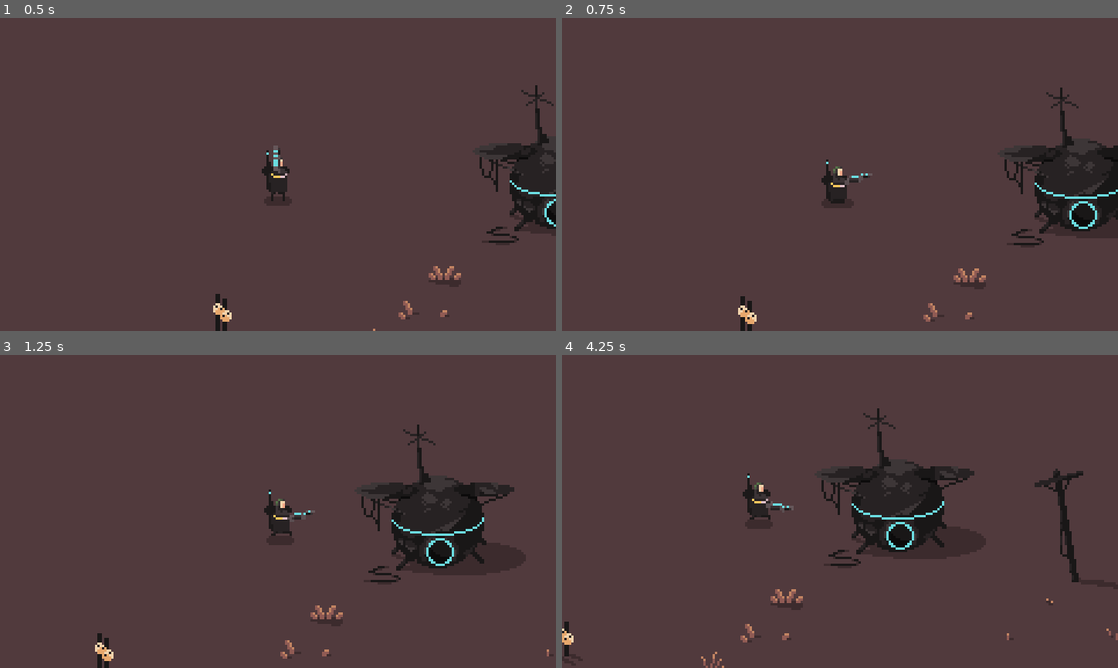
Above: before the commit, frames 1-4 (two rows, left to right).
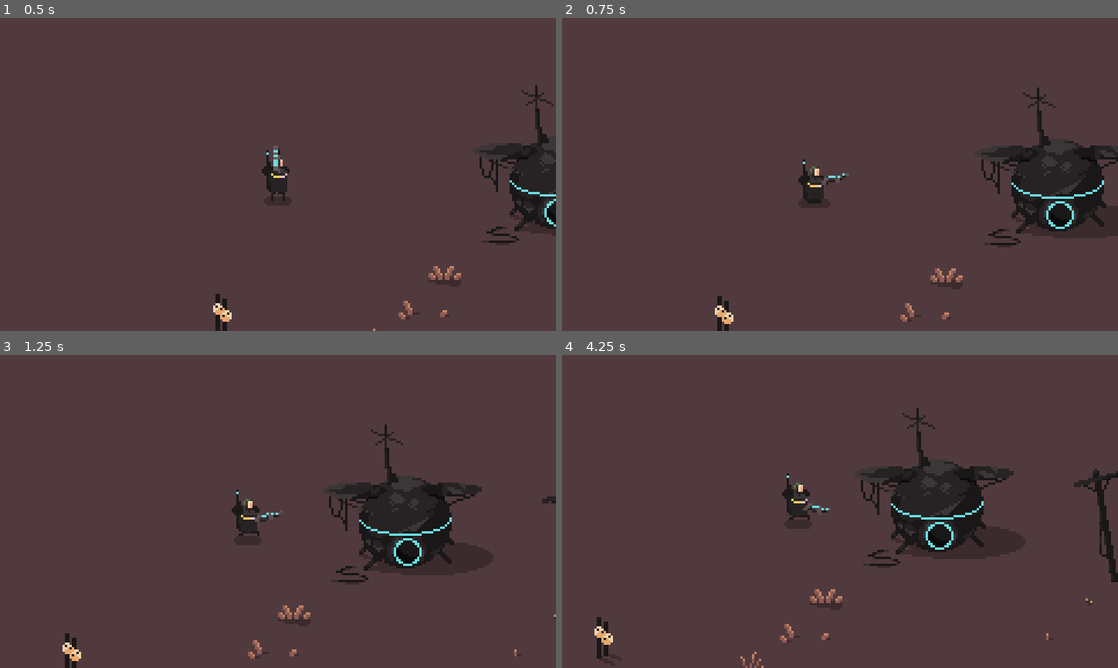
Above: after the commit, the same moments.

Repository: lcrol77/topdown-shooter
Game: Godot game, scene res://game.tscn
Same seed, same stepped clock (60 frames per second), same inputs: the game is played once before the commit and once after it.
Inputs (mouse positions are in pixels of both pictures, inside the frame that each line leads up to):
- Up to frame 1 (0.5 s): no input
- Up to frame 2 (0.75 s): tap Enter at 0.5 s; move the mouse to (962, 158) at 0.52 s; hold D (right) from 0.53 s (still down)
- Up to frame 3 (1.25 s): keep holding D (right)
- Up to frame 4 (4.25 s): move the mouse to (728, 527) at 1.27 s; release D (right) at 1.28 s; hold S (down) 1.28-2.03 s; move the mouse to (895, 442) at 2.02 s; hold D (right) 2.03-2.78 s; move the mouse to (812, 574) at 2.77 s; hold W (up) 2.78-3.53 s; move the mouse to (1006, 558) at 3.52 s; hold A (left) from 3.53 s (still down)

Frame 1 is identical in both runs. In frame 2, 4.6% of the frame differs, in the area x 27-100%, y 22-100%; in frame 3, 5.9%; in frame 4, 7.7%, in the area x 0-100%, y 17-100%.

Commit message:
fix: removed the jitter that was on the character

Diff:
--- a/game.tscn
+++ b/game.tscn
@@ -1,9 +1,8 @@
-[gd_scene load_steps=8 format=4 uid="uid://bven5hikp6prj"]
+[gd_scene load_steps=7 format=4 uid="uid://bven5hikp6prj"]
 
 [ext_resource type="PackedScene" uid="uid://cipy622v0qxol" path="res://player/player.tscn" id="1_xx8cf"]
 [ext_resource type="Texture2D" uid="uid://cwtmvtfsio06p" path="res://assets/Isometric Perfect Revision Tileset/Tileset Perfect isometric Revision.png" id="2_vo5pf"]
 [ext_resource type="Texture2D" uid="uid://ck7tjqrsqhs6f" path="res://assets/Tileset/Tileset.png" id="3_84pxj"]
-[ext_resource type="Script" path="res://player/camera.gd" id="4_jeugn"]
 
 [sub_resource type="TileSetAtlasSource" id="TileSetAtlasSource_vyls7"]
 texture = ExtResource("2_vo5pf")
@@ -150,7 +149,3 @@
 tile_set = SubResource("TileSet_57pfc")
 
 [node name="Player" parent="." instance=ExtResource("1_xx8cf")]
-
-[node name="Camera" type="Camera2D" parent="."]
-position_smoothing_enabled = true
-script = ExtResource("4_jeugn")
--- a/player/camera.gd
+++ b/player/camera.gd
@@ -10,20 +10,20 @@
 func lean_camera_towards_mouse_(delta:float) -> void:
 	var mouse_position := get_global_mouse_position()
 
-	var direction_to_mouse := (mouse_position - position).normalized()
-	var distance_to_mouse :=  mouse_position.distance_to(position)
-	var lean := (mouse_position - position) * scale_lean
+	var direction_to_mouse := (mouse_position - global_position).normalized()
+	var distance_to_mouse :=  mouse_position.distance_to(global_position)
+	var lean := (mouse_position - global_position) * scale_lean
 	offset = lerp(offset, lean, delta * smooth_lean)
 
 func match_player_position_() -> void:
-	position = player.position
+	global_position = player.global_position
 
 func _process(delta) -> void:
 	if Engine.get_frames_per_second() > 60: # This is whatever your physics fps is
 		var lerp_weight = Engine.get_physics_interpolation_fraction()
-		position = last_physics_pos.lerp(player.position, lerp_weight)
+		global_position = last_physics_pos.lerp(player.global_position, lerp_weight)
 
 func _physics_process(delta) -> void:
 	lean_camera_towards_mouse_(delta)
-	last_physics_pos = position
+	last_physics_pos = global_position
 	match_player_position_()
--- a/player/player.tscn
+++ b/player/player.tscn
@@ -1,8 +1,9 @@
-[gd_scene load_steps=43 format=3 uid="uid://cipy622v0qxol"]
+[gd_scene load_steps=44 format=3 uid="uid://cipy622v0qxol"]
 
 [ext_resource type="Script" path="res://player/player.gd" id="1_1kr6p"]
 [ext_resource type="PackedScene" uid="uid://by75r61m83f7" path="res://player/gun.tscn" id="2_01w13"]
 [ext_resource type="Texture2D" uid="uid://c5r5es578m7el" path="res://assets/Hero/Hero/Hero spritesheet BLUE with shadow.png" id="2_e6mkk"]
+[ext_resource type="Script" path="res://player/camera.gd" id="4_worbc"]
 
 [sub_resource type="AtlasTexture" id="AtlasTexture_4j0po"]
 atlas = ExtResource("2_e6mkk")
@@ -313,4 +314,7 @@
 [node name="Gun" parent="." instance=ExtResource("2_01w13")]
 position = Vector2(0, 2)
 
+[node name="Camera2D" type="Camera2D" parent="."]
+script = ExtResource("4_worbc")
+
 [editable path="Gun"]
